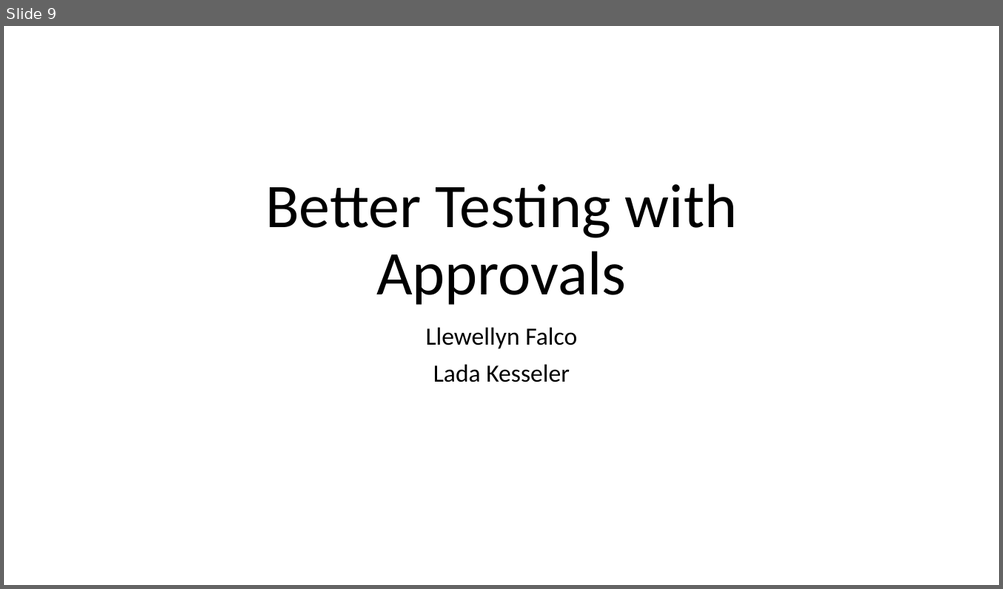
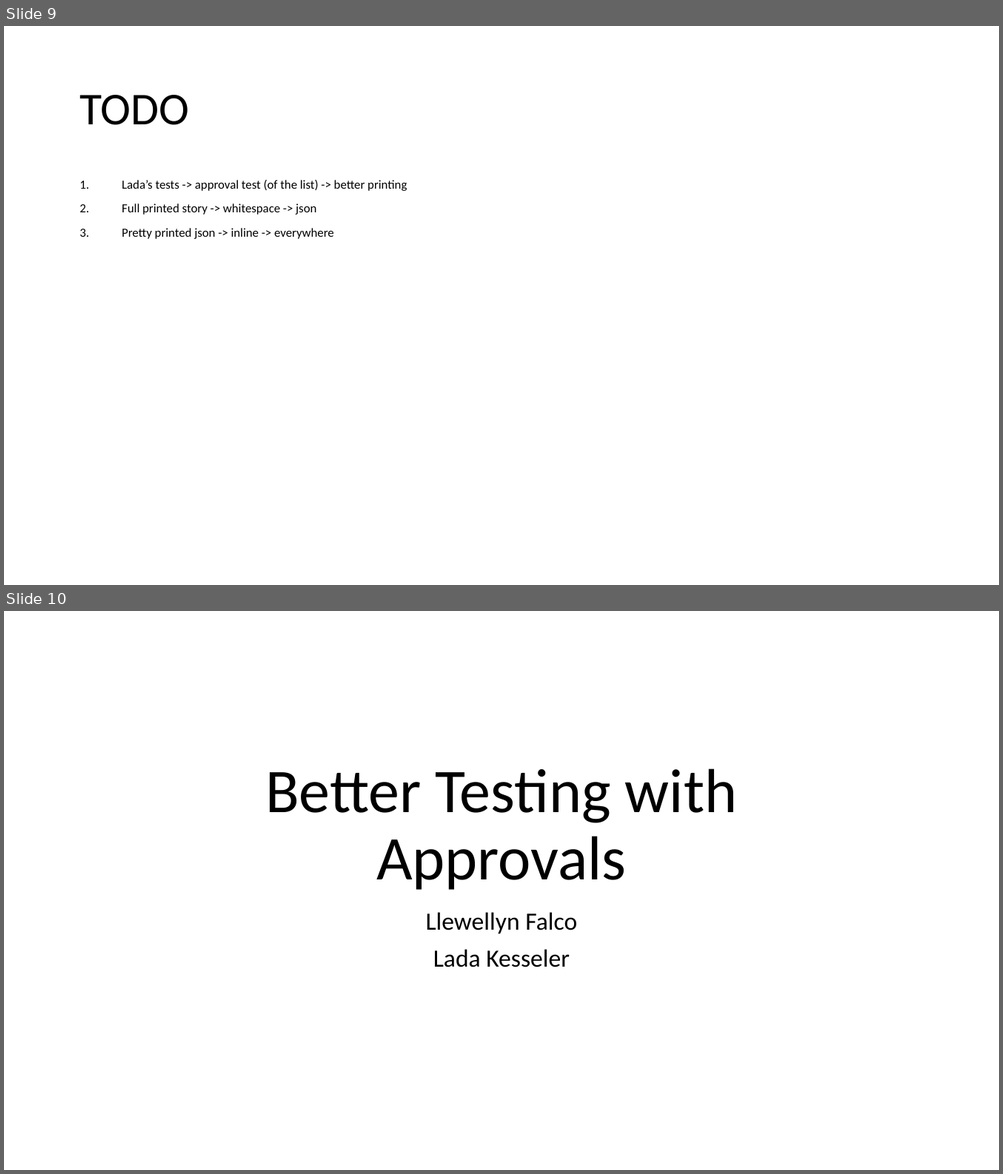
Before and after one commit to LearnWithLlew/TestingBetterWithApprovals.Slides, a slide deck: slides/Testing Better with Approvals.pptx. Shown one above the other, each under a label of ours: slide 9 before the commit, slides 9 and 10 after it. The pictures are 1003x589 and 1003x1174 pixels, drawn with LibreOffice and Linux fonts; fonts in the diff are those of the drawing. Boxes give left, top, right and bottom in pixels: in the first picture for what was removed or moved away, otherwise in the second. Text is boxed around its words. In the diff, an @@ line names an element or a change of style, - is before the commit and + after.

```diff
--- a/slides/Testing Better with Approvals.pptx
+++ b/slides/Testing Better with Approvals.pptx
@@ slide 9 added at [4,26,999,585], background #FFFFFF @@
@@ title added at [79,95,189,125], 44 pt, text #000000 @@
+TODO
@@ text added at [122,180,407,239], 12 pt, text #000000 @@
+1. Lada’s tests -> approval test (of the list) -> better printing
+2. Full printed story -> whitespace -> json
+3. Pretty printed json -> inline -> everywhere
@@ what was slide 9 is now slide 10 @@
```
Also in this commit, not shown: 2 slides changed, 9 other slides added, 4 other files.
